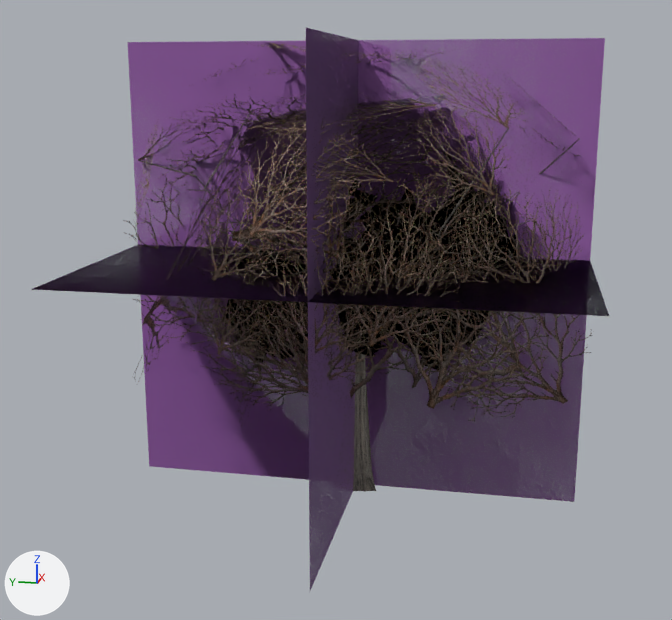
The glTF model data/models/board/vegetation/tree-dead.glb, before and after one commit.
Both versions are drawn from a camera (50 mm lens) standing at (-60.0, -10.5, 27.5) and looking at (-2.0, 1.1, 13.0). Lighting does not change. The marker at lower left points along +X, +Y and +Z. The picture after the commit comes second. Where no turn or scale is listed for an object, it has been applied to the vertices. Vertices at exactly the same position are counted once.

The first picture shows 'tree-dead-lod0.001', 'tree-dead-lod1.001', 'tree-dead-lod2.001', 'tree-dead-lod3.001'.
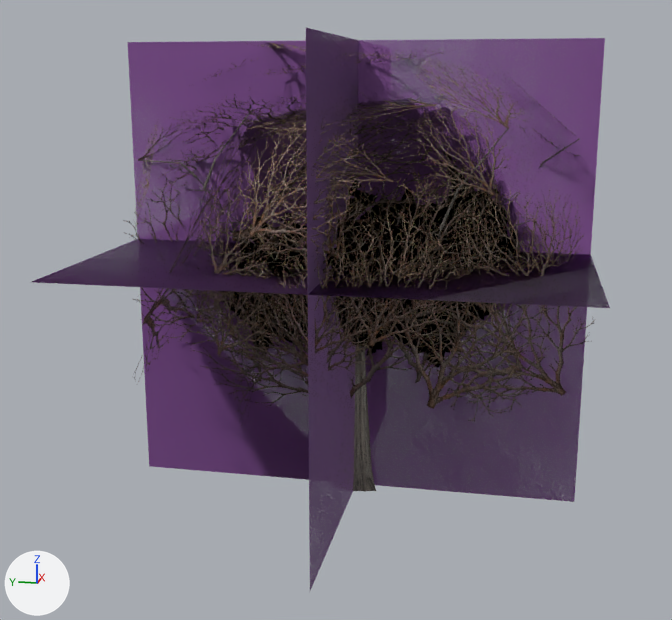
Boxes (x1, y1, x2, y2) around the edits, measured in the pictures (672 x 620 px; the box of a moved part takes in the faces that stretch with it):
'tree-dead-lod3.001', reshaped
    before: (32, 28, 609, 590)
    after: (32, 28, 610, 590)
part 1 of me_tree_dead_lod0, rebuilt (12% taller)
    before: (202, 299, 327, 410)
    after: (201, 263, 327, 388)
part 2 of me_tree_dead_lod0, rebuilt (not visible afterwards)
    before: (442, 323, 489, 339)
part 3 of me_tree_dead_lod0, rebuilt
    before: (202, 317, 307, 354)
    after: (214, 283, 308, 331)
part 4 of me_tree_dead_lod0, rebuilt
    before: (284, 264, 381, 348)
    after: (274, 222, 368, 336)
part 5 of me_tree_dead_lod0, rebuilt
    before: (427, 313, 481, 377)
    after: (434, 307, 483, 347)
part 6 of me_tree_dead_lod0, rebuilt
    before: (256, 269, 376, 386)
    after: (256, 255, 376, 376)
part 7 of me_tree_dead_lod0, rebuilt
    before: (240, 255, 308, 350)
    after: (247, 238, 307, 339)
part 8 of me_tree_dead_lod0, rebuilt
    before: (414, 269, 475, 372)
    after: (417, 256, 471, 353)
part 9 of me_tree_dead_lod0, rebuilt (mostly hidden afterwards)
    before: (255, 302, 353, 357)
    after: (267, 256, 341, 331)
part 10 of me_tree_dead_lod0, rebuilt
    before: (180, 296, 269, 358)
    after: (183, 272, 267, 347)
part 11 of me_tree_dead_lod0, rebuilt
    before: (242, 276, 366, 392)
    after: (241, 259, 366, 380)
part 12 of me_tree_dead_lod0, reshaped
    before: (144, 107, 580, 230)
    after: (138, 110, 580, 230)
part 13 of me_tree_dead_lod3, moved or reshaped
    before: (32, 219, 609, 316)
    after: (32, 216, 610, 308)

The change, as a diff of the scene's bpy script:
```diff
--- a/data/models/board/vegetation/tree-dead.glb.py
+++ b/data/models/board/vegetation/tree-dead.glb.py
@@ me_tree_dead_lod0 @@
 # used by ob_tree_dead_lod0_001; location = (0.0, 0.0, 0.0)
-me_tree_dead_lod0.from_pydata(...)  # 1023 vertices, 1116 faces; spans x -14.6..14.7, y -14.9..15.4, z 0.0..30.0
+me_tree_dead_lod0.from_pydata(...)  # 1038 vertices, 1164 faces; spans x -14.6..14.7, y -14.9..15.4, z 0.0..30.0
+# me_tree_dead_lod0 part 1: the loose piece of 4 vertices spanning x -11.1..-8.8, y -1.7..9.6, z 6.8..17.9 is rebuilt with 4 vertices and now spans x -11.1..-8.8, y -1.7..9.6, z 8.2..19.6
+# me_tree_dead_lod0 part 2: the loose piece of 4 vertices spanning x -6.4..3.7, y -9.7..-0.4, z 11.2..15.1 is rebuilt with 4 vertices and now spans x -6.1..3.5, y -9.7..-0.4, z 13.8..16.6
+# me_tree_dead_lod0 part 3: the loose piece of 4 vertices spanning x -10.7..-1.9, y -0.2..10.1, z 9.4..15.1 is rebuilt with 4 vertices and now spans x -9.8..-2.7, y -0.1..10.0, z 10.8..18.2
+# me_tree_dead_lod0 part 4: the loose piece of 4 vertices spanning x -9.8..-1.1, y -3.4..6.4, z 10.5..17.4 is rebuilt with 4 vertices and now spans x -8.4..-2.5, y -2.8..5.8, z 11.6..19.9
+# me_tree_dead_lod0 part 5: the loose piece of 4 vertices spanning x -6.9..1.7, y -9.8..-4.6, z 7.7..17.5 is rebuilt with 4 vertices and now spans x -7.1..1.8, y -9.3..-5.2, z 9.9..19.7
+# me_tree_dead_lod0 part 6: the loose piece of 4 vertices spanning x -12.4..-8.0, y -3.5..5.0, z 9.8..17.9 is rebuilt with 4 vertices and now spans x -12.2..-8.2, y -3.4..4.9, z 10.4..18.6
+# me_tree_dead_lod0 part 7: the loose piece of 4 vertices spanning x -9.2..-4.9, y 0.3..7.8, z 10.3..18.9 is rebuilt with 4 vertices and now spans x -9.1..-5.0, y 0.2..7.9, z 11.2..19.9
+# me_tree_dead_lod0 part 8: the loose piece of 4 vertices spanning x -9.4..-1.2, y -8.9..-4.0, z 9.1..18.6 is rebuilt with 4 vertices and now spans x -9.4..-1.3, y -9.1..-3.9, z 10.4..20.0
+# me_tree_dead_lod0 part 9: the loose piece of 4 vertices spanning x -8.6..-3.4, y -1.5..6.7, z 9.4..16.2 is rebuilt with 4 vertices and now spans x -8.3..-3.6, y -1.7..6.9, z 10.9..19.0
+# me_tree_dead_lod0 part 10: the loose piece of 4 vertices spanning x -11.2..-3.6, y 3.5..10.8, z 9.8..16.7 is rebuilt with 4 vertices and now spans x -11.1..-3.7, y 3.7..10.6, z 10.7..18.0
+# me_tree_dead_lod0 part 11: the loose piece of 4 vertices spanning x -11.1..-9.2, y -2.9..5.5, z 9.1..17.8 is rebuilt with 4 vertices and now spans x -10.9..-9.5, y -3.0..5.6, z 10.1..18.8
+# me_tree_dead_lod0 part 12: 1 vertex moved within x -8.6, y -6.3, z 19.5; 21 vertices removed from x -8.7..10.7, y -11.0..10.4, z 15.3..26.2; 55 vertices added at x -8.9..11.6, y -11.7..11.5, z 14.4..26.1
+# other edits to the shape of me_tree_dead_lod0 do not show in these pictures
 me_tree_dead_lod0.materials.append(mat_bark)
@@ me_tree_dead_lod3 @@
 me_tree_dead_lod3.from_pydata(...)  # 12 vertices, 6 faces; spans x -14.6..14.7, y -14.9..15.4, z 0.0..30.0
 # used by ob_tree_dead_lod3_001; location = (0.0, 0.0, 0.0)
+# me_tree_dead_lod3 part 13: the loose piece of 4 vertices spanning x -14.6..14.7, y -14.9..15.4, z 16.5 is moved by (0.0, 0.0, 0.4)
 me_tree_dead_lod3.materials.append(mat_impostor)
```
